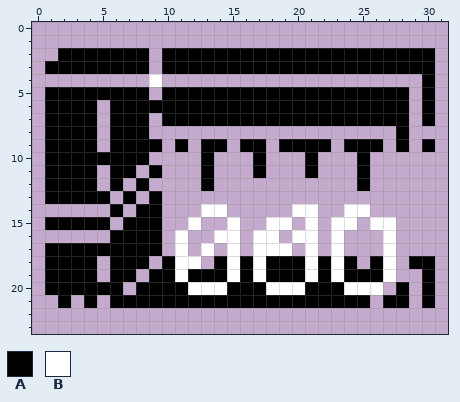
Two versions of one pixel-art file, Textures/WingyTextures/Retextures/biometricdistilleryaseprite.aseprite. The first picture shows the starting point.
32x24 pixels, 1 frame.
Palette (. is transparent): A #000000  B #ffffff
Pixels before, first column x 1:
 2 .AAAAAAA.AAAAAAAAAAAAAAAAAAAAA
 3 AAAAAAAA.AAAAAAAAAAAAAAAAAAAAA
 4 ........B....................A
 5 AAAAAAAA.AAAAAAAAAAAAAAAAAAA.A
 6 AAAA.AAAAAAAAAAAAAAAAAAAAAAA.A
 7 AAAA.AAA.AAAAAAAAAAAAAAAAAAA.A
 8 AAAA.AAA...................A..
 9 AAAA.AAAA.A.AA.AA.AAAA.AAA.A.A
10 AAAAAAAA....A...A...A...A.....
11 AAAA.AA.A...A...A...A...A.....
12 AAAA.A.A....A...........A.....
13 AAAAA.A.A.....................
14 .....A.AA...BB.....BB..BB.....
15 AAAAA.AAA..B..B..BB.B.BB.BB...
16 .....AAAA.B..BB.BB.BB.B...B...
17 AAAAAAAAA.B.B.B.BBB.B.B...B...
18 AAAA.AAA.ABB.ABABAAABABA.AB.AA
19 AAAA.AA.AABAAABABAAABABAAAB..A
20 AAAAAA.AAAABBBAAABBBAAABBB.A.A
21 .A.A.AAAAAAAAAAAAAAAAAAAA.AA.A
After the commit:
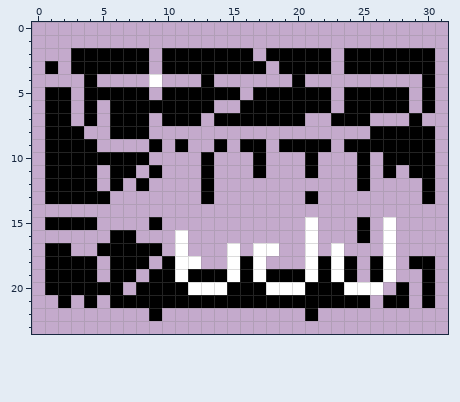
From old to new:
Layer "Layer 1":
There is now colour A in row 4 at x 4, 13 and 20; in row 7 at x 29; in row 8 at x 26 to 27 and 29 to 30; in row 9 at x 27 and 29; in row 10 at x 27 to 30; in row 11 at x 27 and 29 to 30.
There is now colour A in row 12 at x 30; in row 13 at x 13, 21 and 30; in rows 15 to 16 at x 25; in row 22 at x 9 and 21.
Colour A is removed in row 2 at x 2, 17 and 23; in row 3 at x 2, 18 and 23; in row 5 at x 3, 16 and 23; in row 6 at x 3, 14 to 15 and 23; in row 7 at x 3, 13, 21 to 22, 26 to 28 and 30; in row 8 at x 4.
Colour A is removed in row 9 at x 6 to 8 and 13; in row 13 at x 7 and 9; in row 14 at x 6 and 8 to 9; in row 15 at x 5 and 7 to 8; in row 16 at x 8 to 9; in row 17 at x 3 to 4.
Colour A is removed in row 18 at x 14 and 18 to 20; in row 19 at x 25.
Colour B is removed in row 14 at x 13 to 14, 20 to 21 and 24 to 25; in row 15 at x 12, 15, 18 to 19, 23 to 24 and 26; in row 16 at x 14 to 15, 17 to 18, 20 and 23; in row 17 at x 13 and 19.
Where, in picture pixels (left, top, right, bottom), the same in both pictures:
changed: (58, 48, 435, 321)
